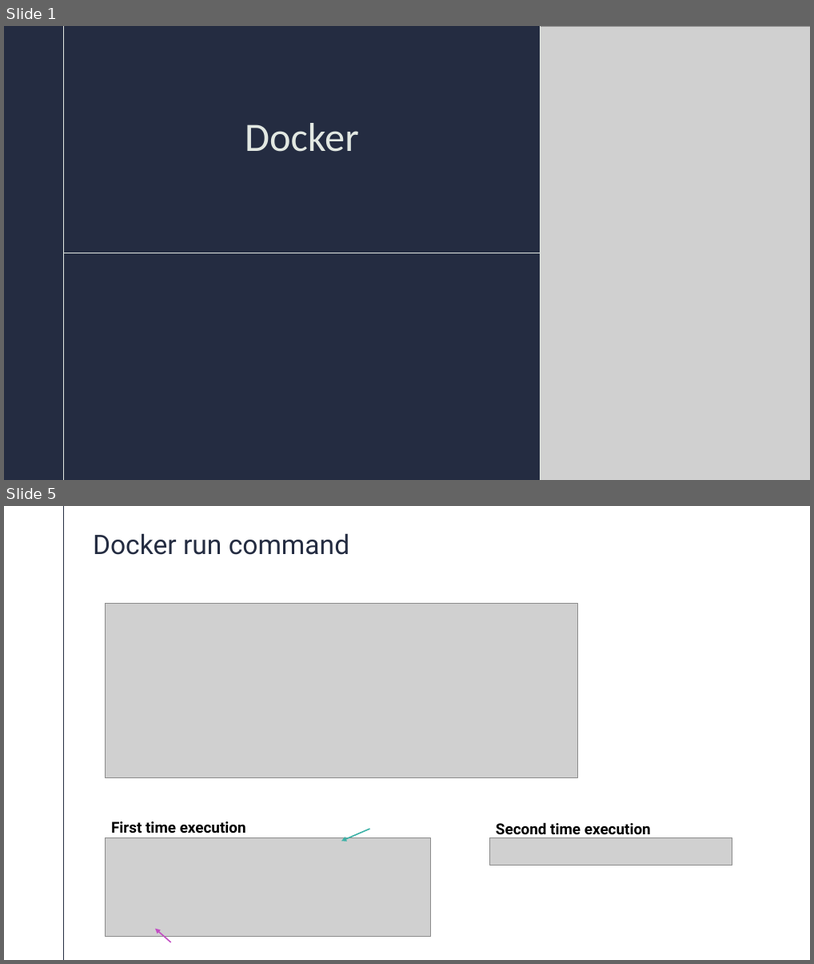
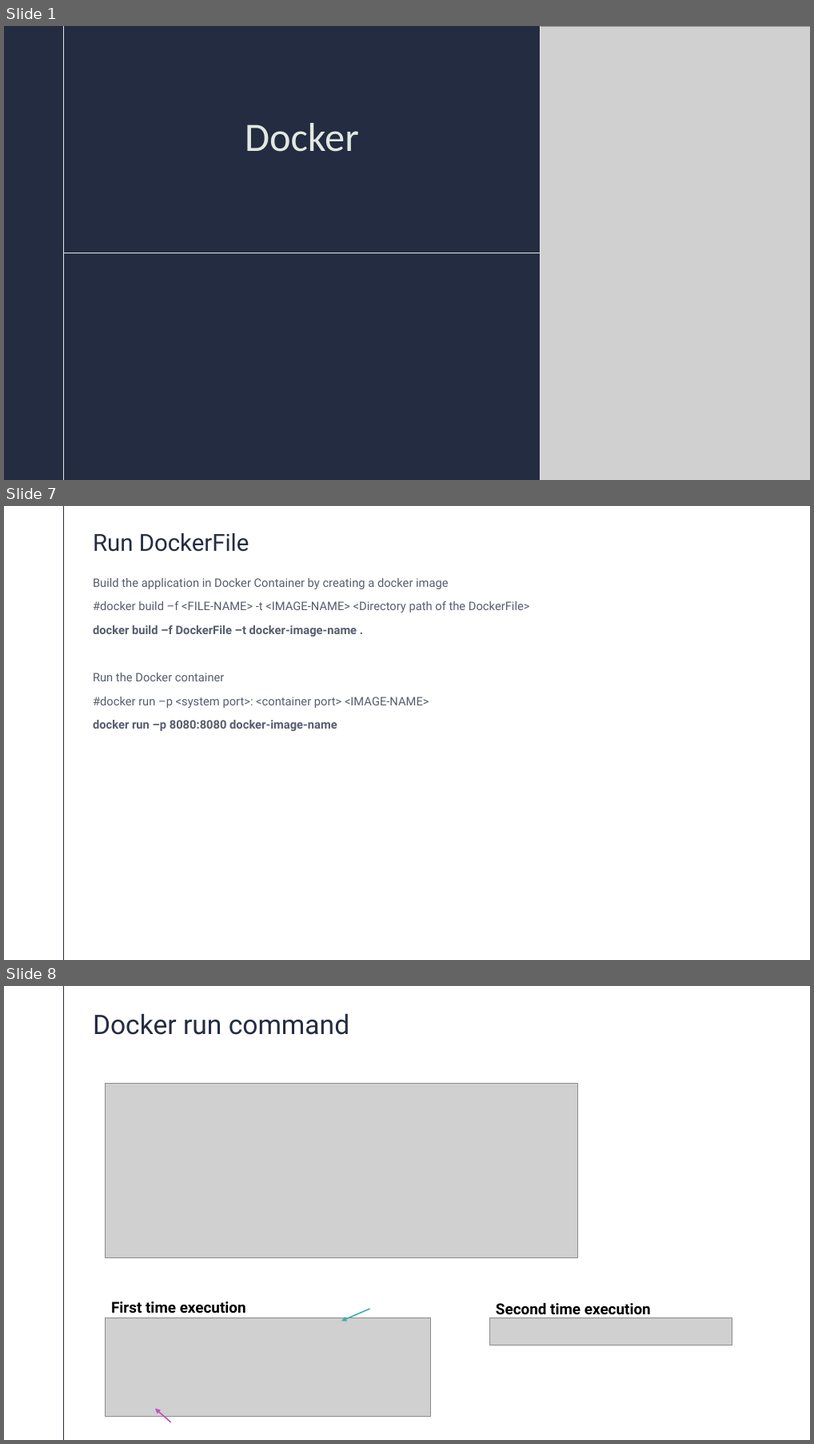
Before and after one commit to AbhilashBinkam/tech-stack-theory, a slide deck: Docker.pptx. Shown one above the other, each under a label of ours: slides 1 and 5 before the commit, slides 1, 7 and 8 after it; the slides between them are not shown. The pictures are 814x964 and 814x1444 pixels, drawn with LibreOffice and Linux fonts; fonts in the diff are those of the drawing; grey boxes stand for pictures. Boxes give left, top, right and bottom in pixels: in the first picture for what was removed or moved away, otherwise in the second. Text is boxed around its words. In the diff, an @@ line names an element or a change of style, - is before the commit and + after.

Commit message:
Abhilash | modified the docker PPT

```diff
--- a/Docker.pptx
+++ b/Docker.pptx
@@ slide 7 added at box(4, 506, 810, 960), background #FFFFFF; not listed: 1 template element that a slide beside it also shows @@
@@ title added at box(93, 533, 250, 552), 28 pt, text #242C41 @@
+Run DockerFile
@@ text added at box(93, 578, 530, 731), 14 pt, text #242C41 at 77% opacity @@
+Build the application in Docker Container by creating a docker image
+#docker build –f <FILE-NAME> -t <IMAGE-NAME> <Directory path of the DockerFile>
+docker build –f DockerFile –t docker-image-name .
+Run the Docker container
+#docker run –p <system port>: <container port> <IMAGE-NAME>
+docker run –p 8080:8080 docker-image-name
@@ what was slide 5 is now slide 8 @@
```
Also in this commit, not shown: 2 slides changed, 3 other slides added, 1 slide removed.
